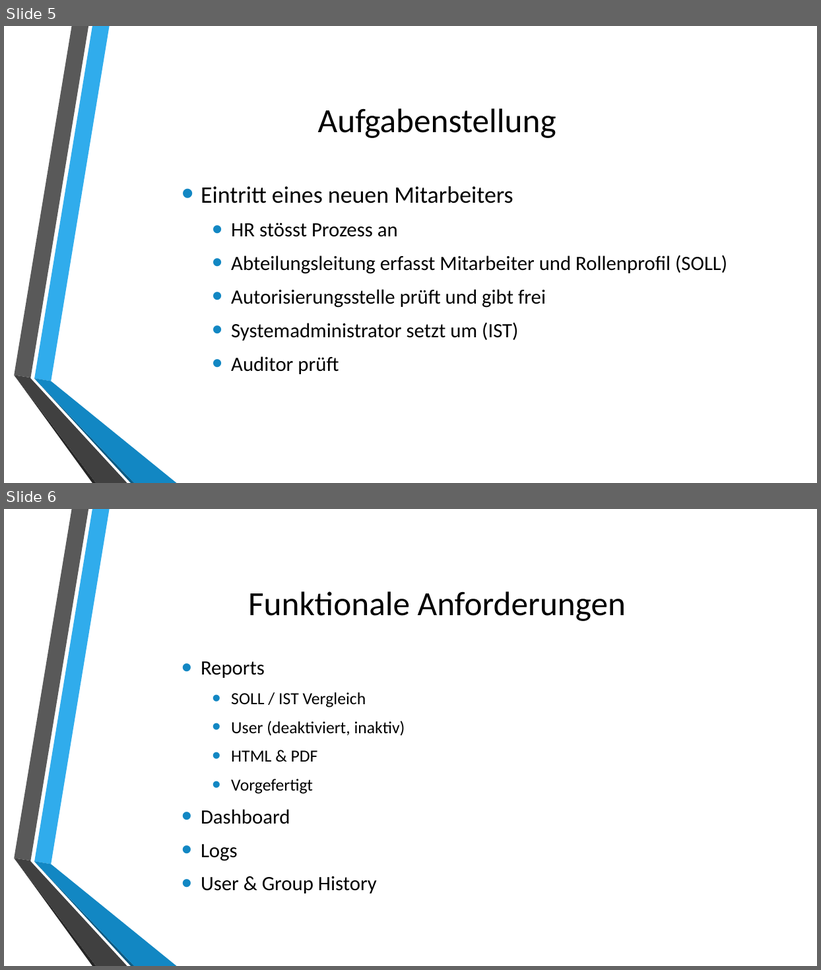
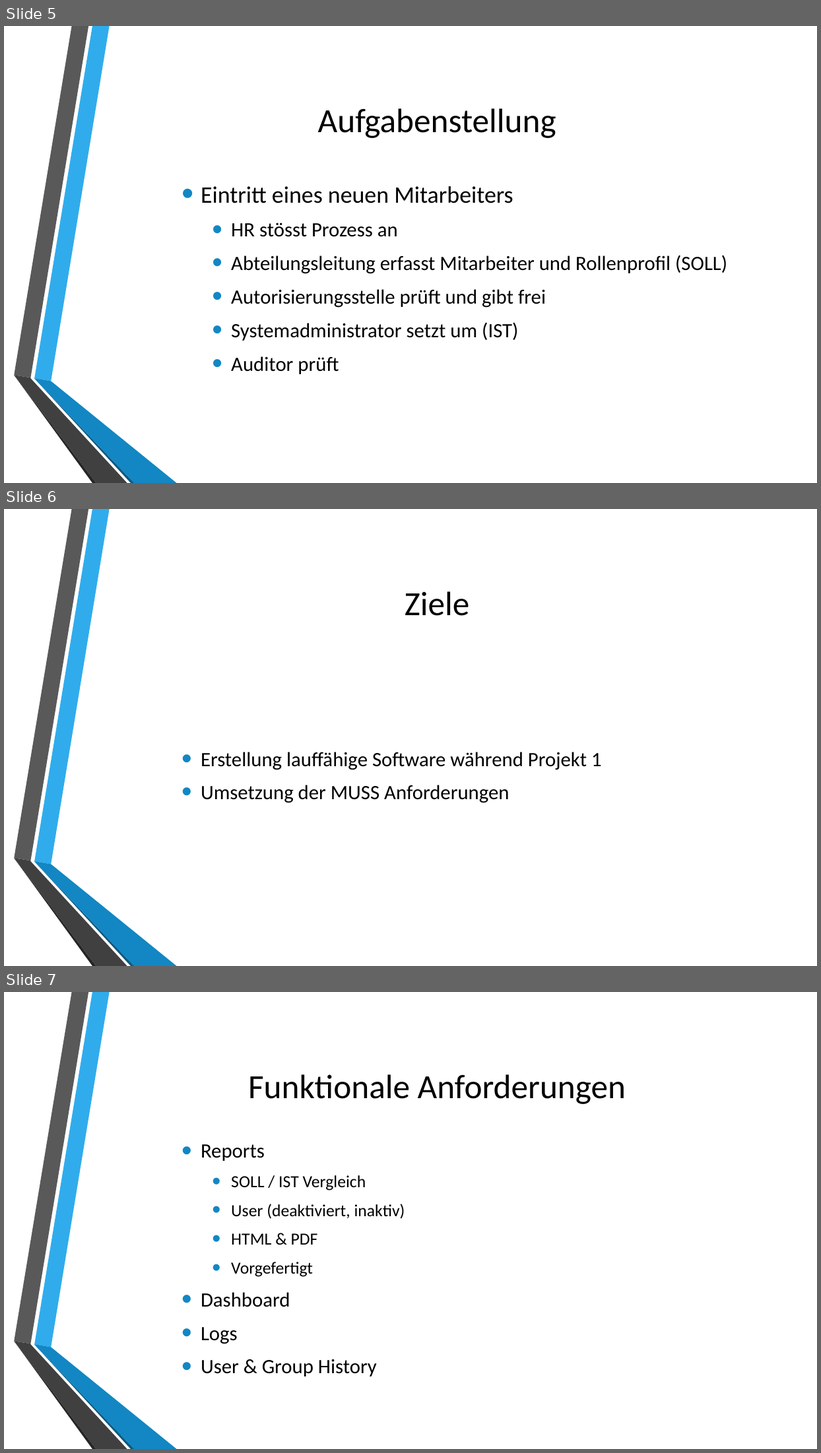
Before and after one commit to VirtSyntaxError/BTI7301-2018-WRAD, a slide deck: doc/WRAD.pptx. Shown one above the other, each under a label of ours: slides 5 and 6 before the commit, slides 5, 6 and 7 after it. The pictures are 821x970 and 821x1453 pixels, drawn with LibreOffice and Linux fonts; fonts in the diff are those of the drawing; background and template pictures are left out. Boxes give left, top, right and bottom in pixels: in the first picture for what was removed or moved away, otherwise in the second. Text is boxed around its words. In the diff, an @@ line names an element or a change of style, - is before the commit and + after.

```diff
--- a/doc/WRAD.pptx
+++ b/doc/WRAD.pptx
@@ slide 6 added at <box>4,509,817,966</box>, background picture (left out); not listed: 6 template elements that a slide beside it also shows @@
@@ title added at <box>405,591,470,616</box>, 40 pt, text #000000 @@
+Ziele
@@ text added at <box>201,752,602,803</box>, 24 pt, text #000000 @@
+• Erstellung lauffähige Software während Projekt 1
+• Umsetzung der MUSS Anforderungen
@@ what was slide 6 is now slide 7 @@
```
